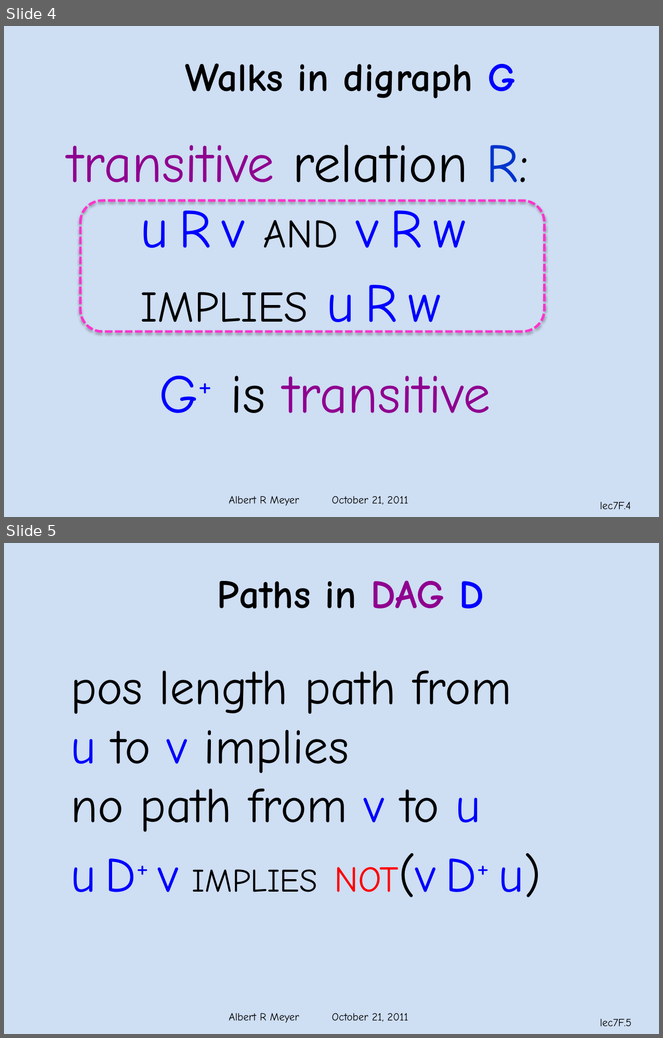
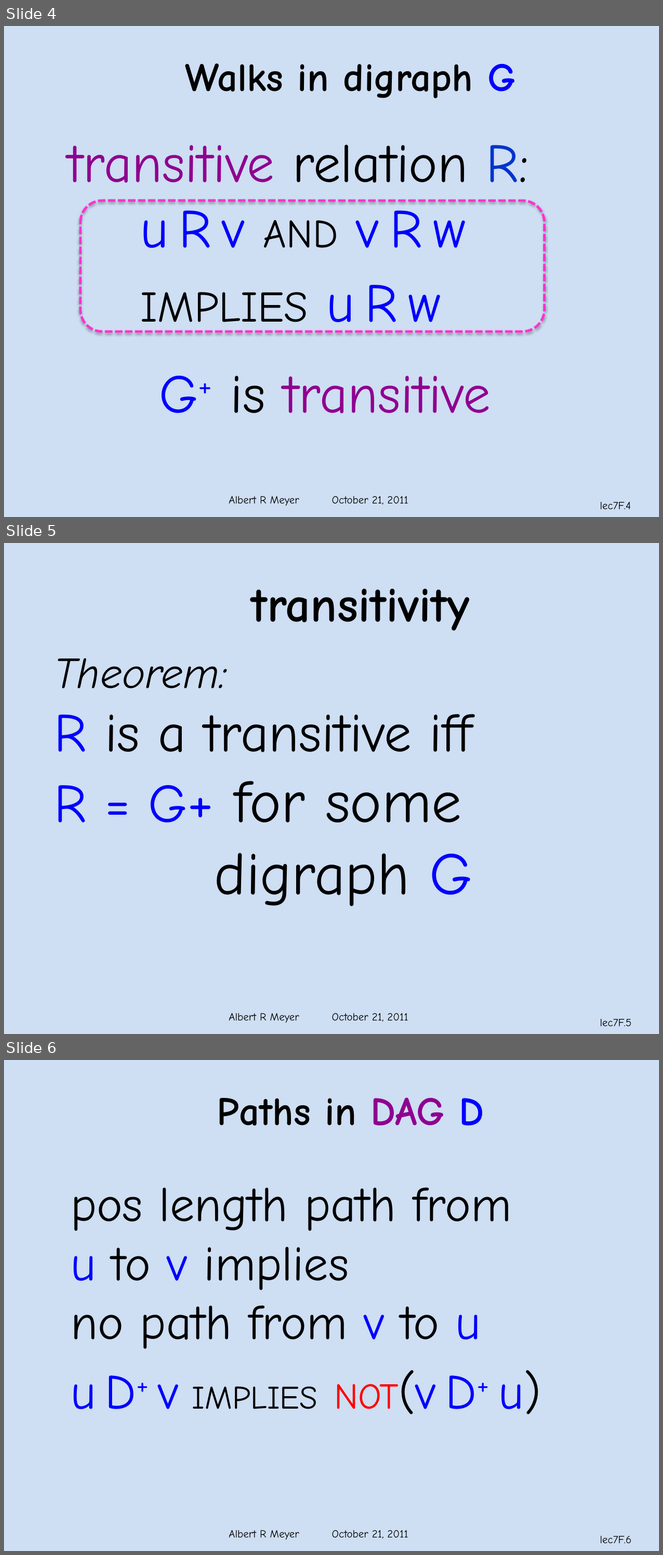
Before and after one commit to armeyer/mcs_web, a slide deck: fall11/slidesF11/slides7f.pptx. Shown one above the other, each under a label of ours: slides 4 and 5 before the commit, slides 4, 5 and 6 after it. The pictures are 663x1038 and 663x1555 pixels, drawn with LibreOffice and Linux fonts; fonts in the diff are those of the drawing; background and template pictures are left out. Boxes give left, top, right and bottom in pixels: in the first picture for what was removed or moved away, otherwise in the second. Text is boxed around its words. In the diff, an @@ line names an element or a change of style, - is before the commit and + after.

```diff
--- a/fall11/slidesF11/slides7f.pptx
+++ b/fall11/slidesF11/slides7f.pptx
@@ slide 5 added at (4, 543, 659, 1034), background #C6D9F1 at 85% opacity; not listed: 2 template elements that a slide beside it also shows @@
@@ text added at (252, 589, 470, 631), 54 pt, text #000000, bold @@
+transitivity
@@ text added at (54, 658, 473, 906), 60 pt, text #000000 @@
+Theorem:
+R is a transitive iff
+R = G+ for some
+digraph G
@@ what was slide 5 is now slide 6 @@
@@ page number at (600, 1536, 632, 1544): text changed @@
-lec7F.5
+lec7F.6
```
Also in this commit, not shown: 1 slide changed.
